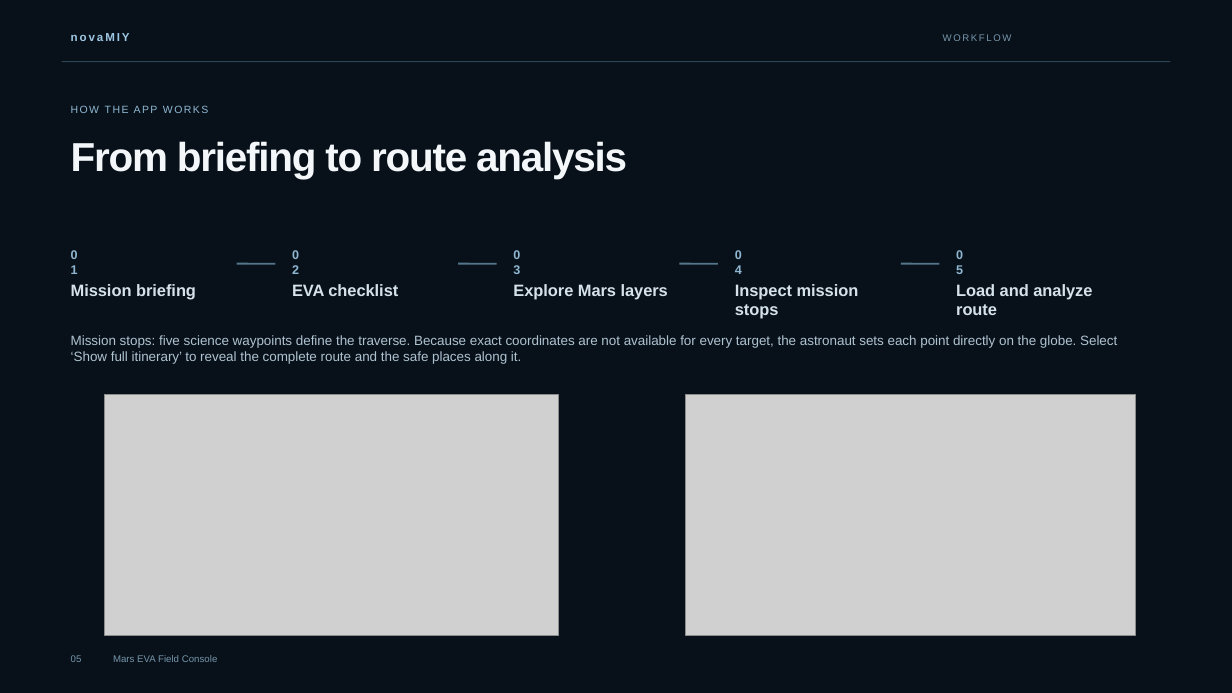
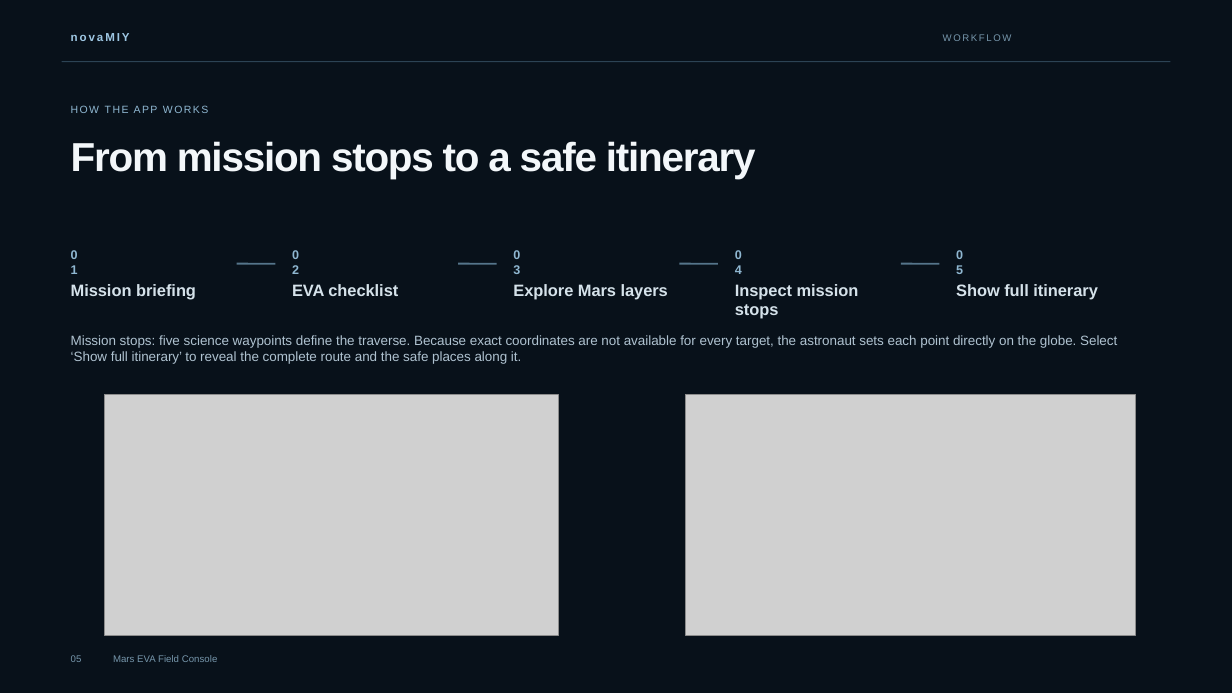
Before and after one commit to ichrakmandour2005-max/NasaMapMars, a slide deck: slide 5 of .codex-ppt-build/novaMIY_mars_eva_console.pptx. Drawn at 1232x693 pixels with LibreOffice and Linux fonts; fonts in the diff are those of the drawing; grey boxes stand for pictures. Boxes give left, top, right and bottom in pixels: in the first picture for what was removed or moved away, otherwise in the second. Text is boxed around its words. In the diff, an @@ line names an element or a change of style, - is before the commit and + after.

```diff
--- a/.codex-ppt-build/novaMIY_mars_eva_console.pptx
+++ b/.codex-ppt-build/novaMIY_mars_eva_console.pptx
@@ text at bbox=[71, 141, 756, 179]: text changed @@
-From briefing to route analysis
+From mission stops to a safe itinerary
@@ text at bbox=[956, 284, 1098, 299]: text changed @@
-Load and analyze route
+Show full itinerary
```
Also in this commit, not shown: 1 other slide changed, 8 other files.
